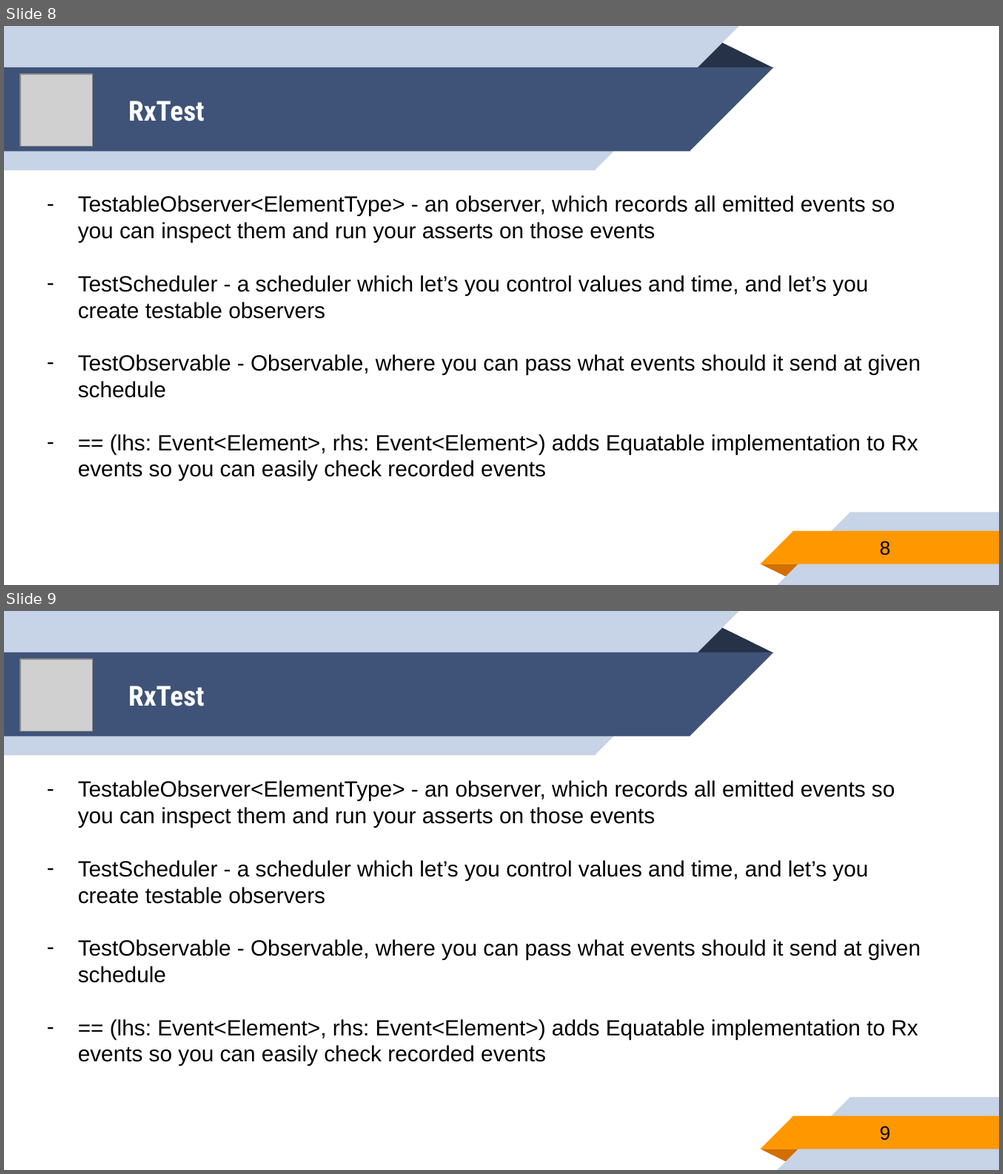
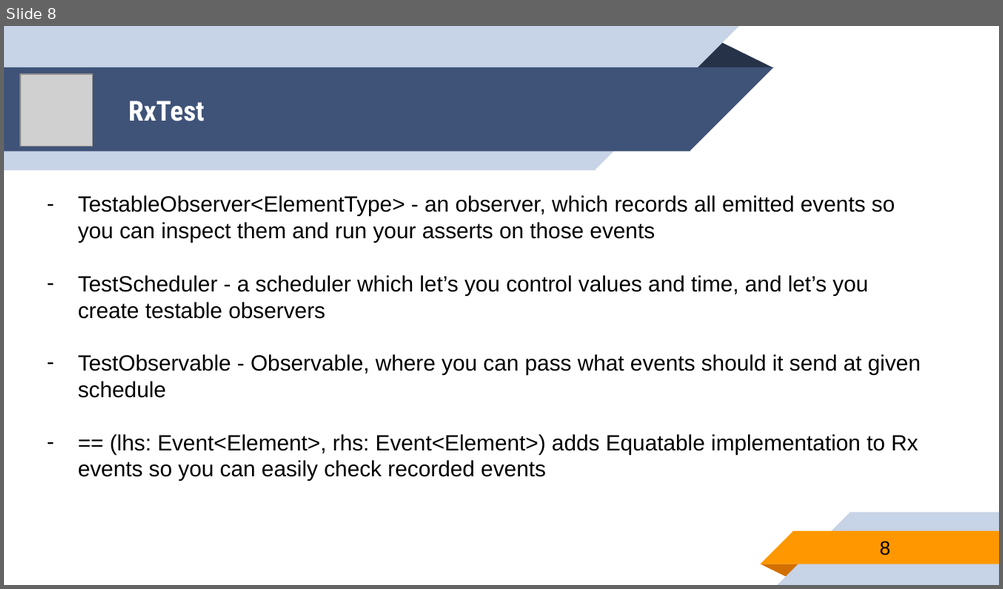
Before and after one commit to younghwankim/RxSwiftClass, a slide deck: AdvancedRxSwift/day5/AdvancedRxSwift5.pptx. Shown one above the other, each under a label of ours: slides 8 and 9 before the commit, slide 8 after it. The pictures are 1003x1174 and 1003x589 pixels, drawn with LibreOffice and Linux fonts; fonts in the diff are those of the drawing; grey boxes stand for pictures. Boxes give left, top, right and bottom in pixels: in the first picture for what was removed or moved away, otherwise in the second. Text is boxed around its words. In the diff, an @@ line names an element or a change of style, - is before the commit and + after.

```diff
--- a/AdvancedRxSwift/day5/AdvancedRxSwift5.pptx
+++ b/AdvancedRxSwift/day5/AdvancedRxSwift5.pptx
@@ slide 8 removed at box(4, 26, 999, 585), background #FFFFFF; not listed: 10 template elements that a slide beside it also shows @@
@@ picture removed at box(21, 74, 94, 147) @@
@@ title removed at box(128, 101, 205, 121) @@
-RxTest
@@ text removed at box(78, 195, 920, 481) @@
-– TestableObserver<ElementType> - an observer, which records all emitted events so you can inspect them and run your asserts on those events
-– TestScheduler - a scheduler which let’s you control values and time, and let’s you create testable observers
-– TestObservable - Observable, where you can pass what events should it send at given schedule
-– == (lhs: Event<Element>, rhs: Event<Element>) adds Equatable implementation to Rx events so you can easily check recorded events
@@ page number removed at box(879, 541, 891, 556) @@
-8
@@ what was slide 9 is now slide 8 @@
@@ page number at box(879, 541, 891, 556): text changed @@
-9
+8
```
Also in this commit, not shown: 1 other file.
